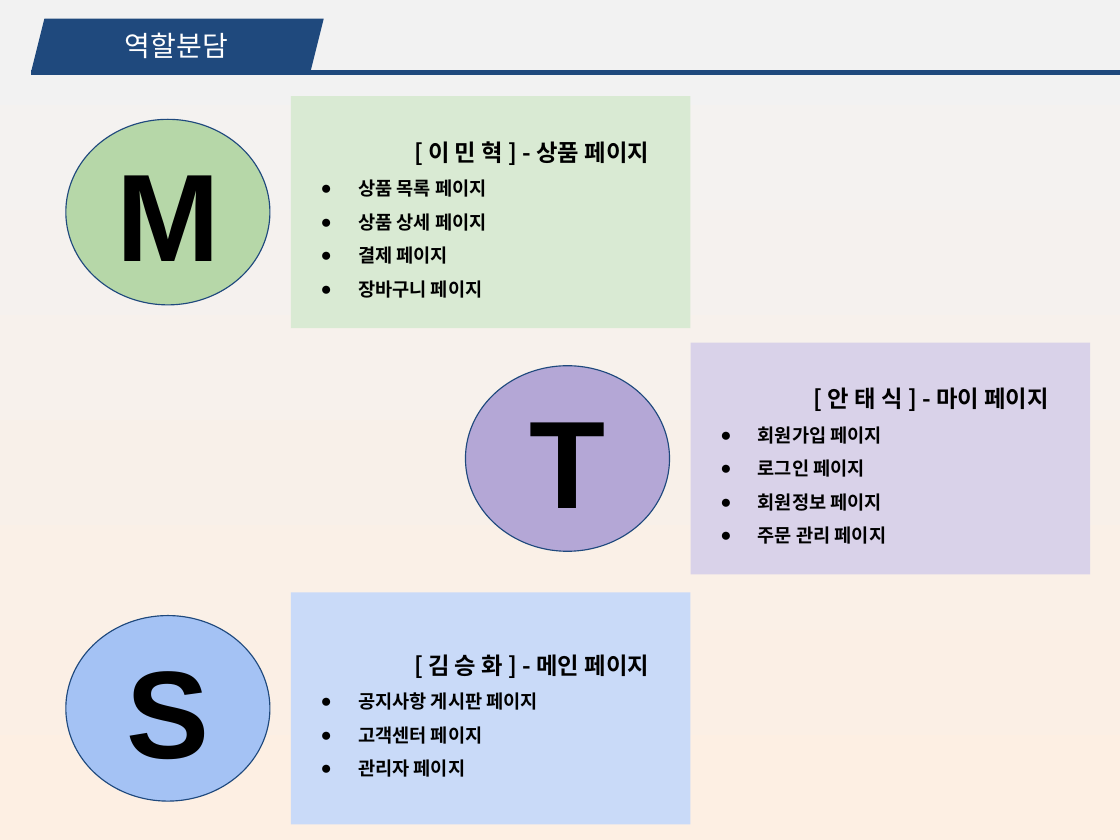
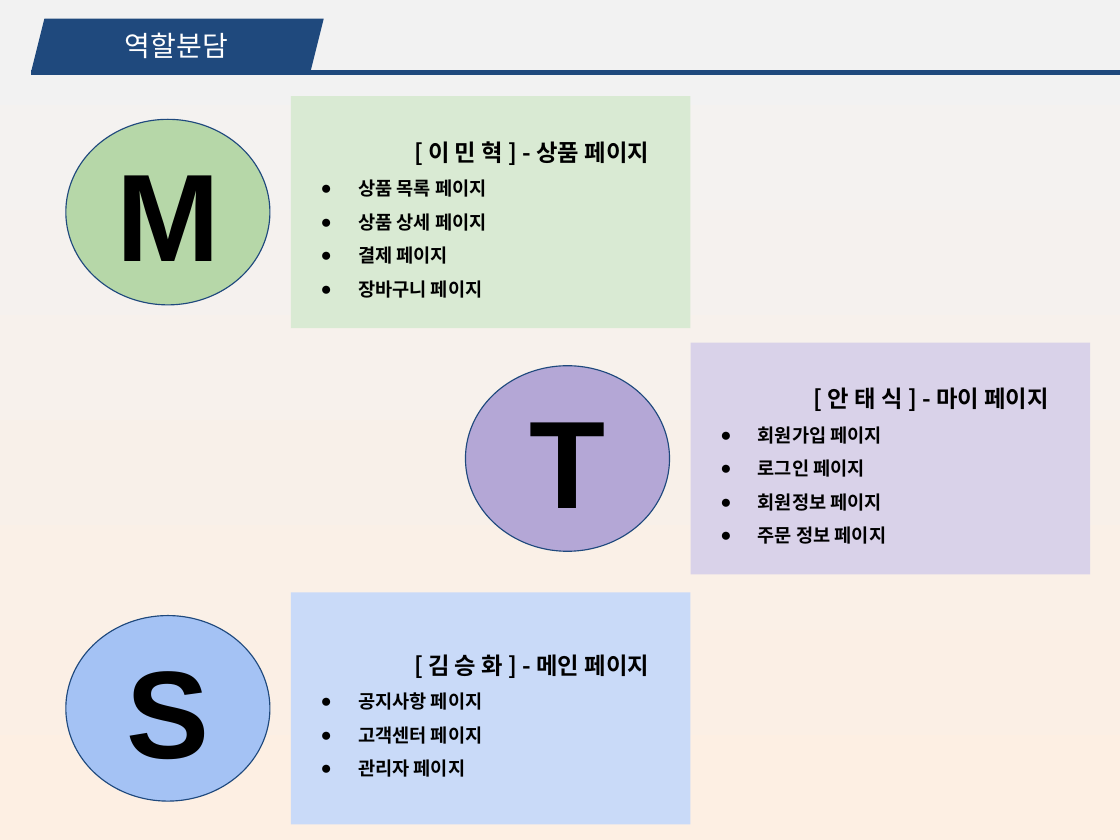
Before and after one commit to minhyeok2487/Project_KeyboardMarket, a slide deck: slide 22 of 키보드 쇼핑몰_MTS.pptx. Drawn at 1120x840 pixels with LibreOffice and Linux fonts; fonts in the diff are those of the drawing. Boxes give left, top, right and bottom in pixels: in the first picture for what was removed or moved away, otherwise in the second. Text is boxed around its words. In the diff, an @@ line names an element or a change of style, - is before the commit and + after.

```diff
--- a/키보드 쇼핑몰_MTS.pptx
+++ b/키보드 쇼핑몰_MTS.pptx
@@ text in rectangle at [758,526,886,544]: text changed @@
-● 주문 관리 페이지
+● 주문 정보 페이지
@@ text in rectangle at [358,692,482,710]: text changed @@
-● 공지사항 게시판 페이지
+● 공지사항 페이지
```
Also in this commit, not shown: 10 other slides changed, 4 slides added, 2 slides removed, 12 other files.
